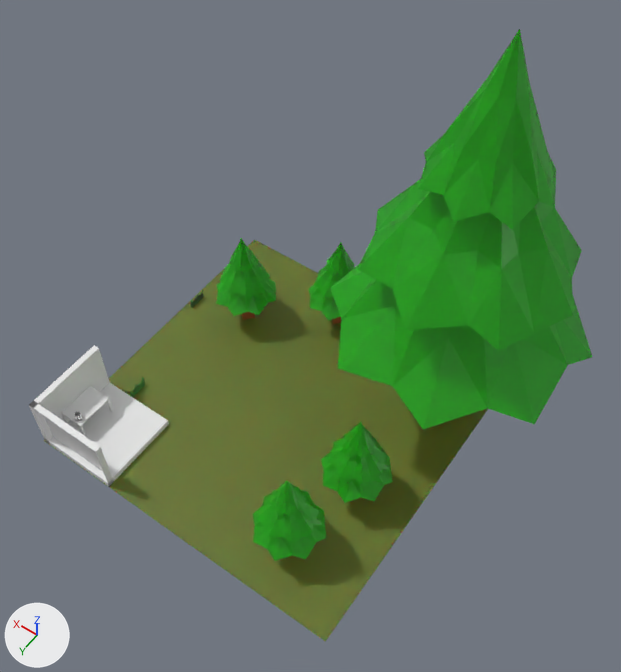
Two versions of the Blender file scène/scenetest.blend, one commit apart.
Before and after are seen from a 50 mm camera at (-49.8, 29.3, 85.7) aimed at (-20.2, -12.2, 20.6). Lighting does not change. The marker at lower left points along +X, +Y and +Z.

Objects in the first picture: 'Grass_2', 'Plan', 'Tree3_Leaves', 'Tree3_Leaves.001', 'Tree3_Leaves.002', 'Tree3_Leaves.003', 'Tree3_Leaves.004', 'chambre', 'table'.
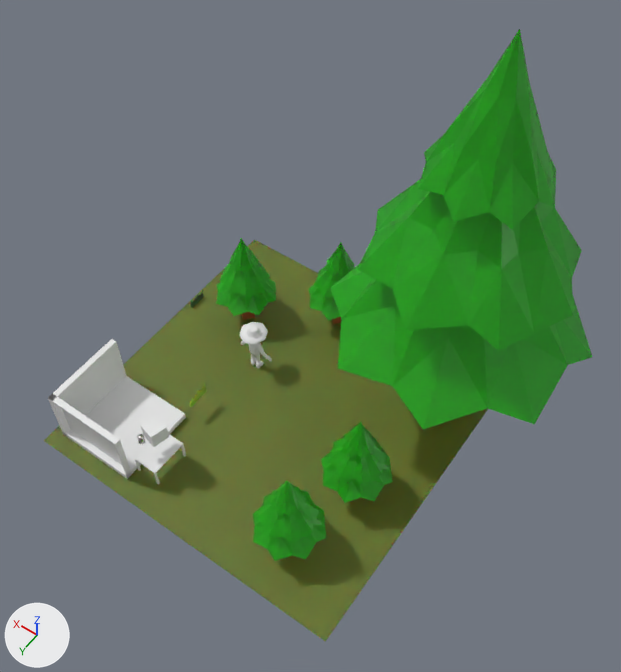
The change, as a list of edits to the scene's bpy script:
```text
Add mat_character:
    mat_character = diffuse_material('Character')
    mat_character.base_color = (0.8, 0.8, 0.8)  # white #e7e7e7
Add me_cube_002:
    me_cube_002.from_pydata(...)  # 880 vertices, 822 faces; spans x -0.58..0.58, y -0.45..0.44, z 0.0..1.84
    me_cube_002.polygons.foreach_set('use_smooth', [True] * 822)
    me_cube_002.materials.append(mat_character)  # white #e7e7e7
Add me_cube:
    me_cube.from_pydata(...)  # a box spanning x -1.0..1.0, y -1.0..1.0, z -1.0..1.0
Change ob_table:
    ob_table.location: (2.7, 0.0, 3.3) -> (-8.4, -0.3, 3.7)
Change ob_grass_2:
    ob_grass_2.location: (1.0, -6.2, -0.1) -> (-6.9, -8.6, 2.6)
Change ob_chambre:
    ob_chambre.location: (0.0, 0.0, 0.1) -> (-1.1, -1.8, 0.3)
Add ob_character:
    ob_character = bpy.data.objects.new('Character', me_cube_002)
    ob_character.location = (-8.1, -17.6, 0.2)
    ob_character.scale = (3.94, 3.94, 3.94)
Add ob_cube:
    ob_cube = bpy.data.objects.new('Cube', me_cube)
    ob_cube.location = (-8.3, -0.5, 7.5)
    ob_cube.rotation_euler = (1.318, -1.571, 0.0)  # degrees (76, -90, 0)
```

Changed parts and their boxes [x1, y1, x2, y2] in the pictures (621 x 672 px):
'chambre', moved: before [29, 345, 169, 486]; after [48, 339, 186, 479]
'table', moved: before [62, 386, 113, 436]; after [135, 434, 186, 485]
'Character', added: after [239, 322, 272, 369]
'Cube', added: after [141, 415, 169, 447]
'Grass_2', moved: before [128, 377, 146, 397]; after [190, 383, 207, 407]
